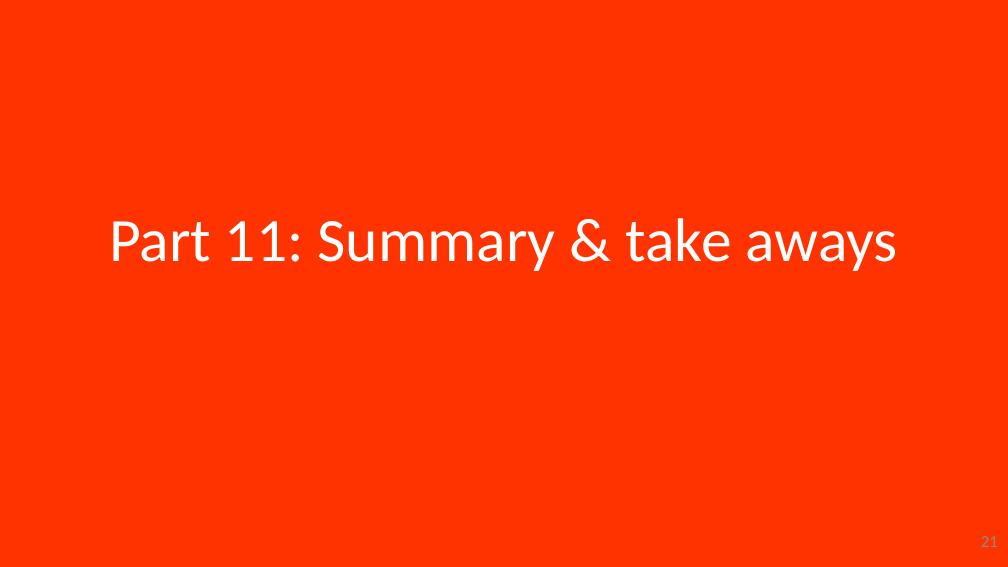
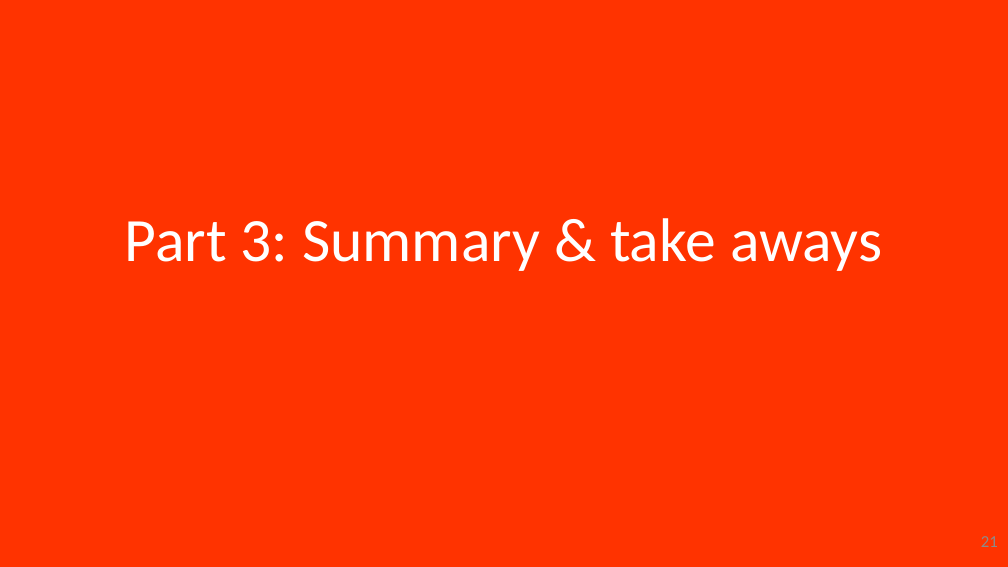
Before and after one commit to hansdejongehv/scratchClient-Tutorials, a slide deck: slide 21 of scratchClientTutorial/UK---English/UK - 2 - scratchCl Intermediate Tutorial.pptx. Drawn at 1008x567 pixels with LibreOffice and Linux fonts; fonts in the diff are those of the drawing. Boxes give left, top, right and bottom in pixels: in the first picture for what was removed or moved away, otherwise in the second. Text is boxed around its words. In the diff, an @@ line names an element or a change of style, - is before the commit and + after.

Commit message:
updates in Tutorials, part translation to Dutch

```diff
--- a/scratchClientTutorial/UK---English/UK - 2 - scratchCl Intermediate Tutorial.pptx
+++ b/scratchClientTutorial/UK---English/UK - 2 - scratchCl Intermediate Tutorial.pptx
@@ title at box(125, 218, 882, 271): text changed @@
-Part 11: Summary & take aways
+Part 3: Summary & take aways
```
Also in this commit, not shown: 9 other slides changed, 2 other files.
